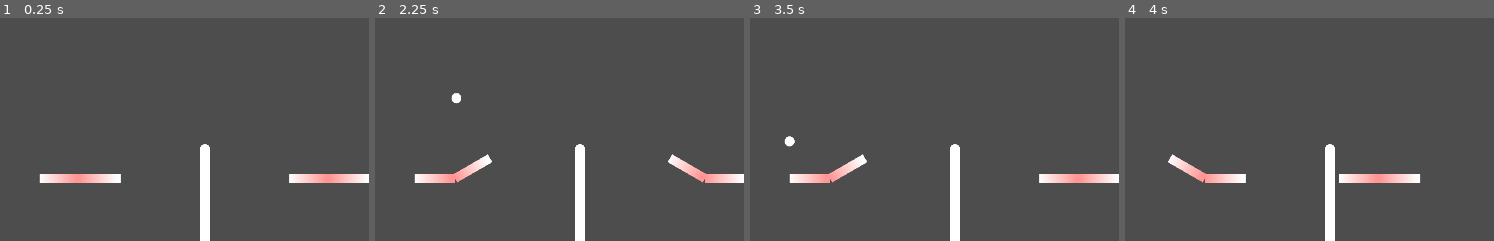
Above: before the commit, frames 1-4 (left to right).
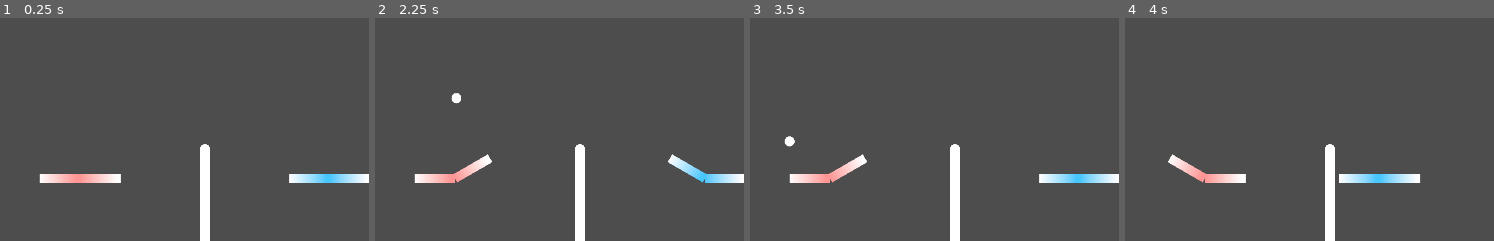
Above: after the commit, the same moments.

Repository: Skelothan/PinballPongReponged
Game: Godot game, scene res://Scenes/PinballPongArena.tscn
The game is run twice, just before and just after one commit, with the same random seed, the same clock (stepped at 60 frames per second) and the same inputs.
Inputs:
- Up to frame 1 (0.25 s): no input
- Up to frame 2 (2.25 s): tap Enter at 0.5 s; hold G (p1_flip_right) 0.53-1.28 s; hold W (p1_flip_both) 0.53-1.28 s; tap Escape (reset) at 1.25 s; hold F (p1_flip_left) 1.28-2.03 s; tap Up (p2_flip_both) at 1.35 s; hold G (p1_flip_right) from 2.03 s (still down); hold , (p2_flip_left) from 2.03 s (still down)
- Up to frame 3 (3.5 s): keep holding G (p1_flip_right); release , (p2_flip_left) at 2.78 s; tap . (p2_flip_right) at 2.85 s
- Up to frame 4 (4 s): release G (p1_flip_right) at 3.53 s; hold F (p1_flip_left) from 3.53 s (still down); hold Left (p2_move_left) from 3.53 s (still down)
The pictures show only the part of the screen within x 22-72%, y 50-100%; the shares and areas given below are measured in that part.

The runs differ from the first frame. In frame 1, 0.7% of the frame differs, in the area x 79-98%, y 69-74%; in frame 2, 0.7%, in the area x 80-98%, y 62-74%; in frame 3, 0.7%; in frame 4, 0.7%.

Commit message:
feat: P2 Paddle has its own color

Diff:
--- a/Scenes/PinballPongArena.tscn
+++ b/Scenes/PinballPongArena.tscn
@@ -1,9 +1,11 @@
-[gd_scene load_steps=17 format=3 uid="uid://c0uxhpt30u2gu"]
+[gd_scene load_steps=19 format=3 uid="uid://c0uxhpt30u2gu"]
 
 [ext_resource type="Script" uid="uid://dm04dnkydmo1c" path="res://Scripts/game_manager.gd" id="1_to8ph"]
 [ext_resource type="PackedScene" uid="uid://ob0lbhmds5ll" path="res://Objects/Paddle.tscn" id="2_32u68"]
+[ext_resource type="Texture2D" uid="uid://duir510p7sfve" path="res://Textures/PaddleP2L.texture.tres" id="3_1phrr"]
 [ext_resource type="PhysicsMaterial" uid="uid://bvsbech3efyyx" path="res://PhysicsMaterials/Net.phymat.tres" id="3_ydwt1"]
 [ext_resource type="Texture2D" uid="uid://bxgbgb8xsavo3" path="res://Textures/PlainWhite.texture.tres" id="4_1phrr"]
+[ext_resource type="Texture2D" uid="uid://bodwosm2413is" path="res://Textures/PaddleP2R.texture.tres" id="4_kogr8"]
 [ext_resource type="PackedScene" uid="uid://cgunkbo2tyaa6" path="res://Objects/Ball.tscn" id="5_kogr8"]
 [ext_resource type="PhysicsMaterial" uid="uid://dlnub6vjg6dpk" path="res://PhysicsMaterials/Bouncy.phymat.tres" id="6_q4yph"]
 [ext_resource type="PackedScene" uid="uid://cbbucpis28ynt" path="res://Objects/DeathBarrier.tscn" id="7_g8vyv"]
@@ -46,6 +48,12 @@
 player = 2
 left_bound = 100.0
 right_bound = 450.0
+
+[node name="MeshInstance2D" parent="P2_Paddle/LeftFlipper" index="1"]
+texture = ExtResource("3_1phrr")
+
+[node name="MeshInstance2D" parent="P2_Paddle/RightFlipper" index="1"]
+texture = ExtResource("4_kogr8")
 
 [node name="Camera2D" type="Camera2D" parent="."]
 position = Vector2(0, -75)
@@ -200,3 +208,5 @@
 
 [connection signal="fallen_p1_side" from="DeathBarrier" to="." method="_on_ball_fallen_p1_side"]
 [connection signal="fallen_p2_side" from="DeathBarrier" to="." method="_on_ball_fallen_p2_side"]
+
+[editable path="P2_Paddle"]
--- a/Textures/PaddleP2L.gradient.tres
+++ b/Textures/PaddleP2L.gradient.tres
@@ -2,4 +2,5 @@
 
 [resource]
 interpolation_color_space = 2
-colors = PackedColorArray(1, 1, 1, 1, 0.292266, 0.77945, 1, 1)
+offsets = PackedFloat32Array(0.7, 1)
+colors = PackedColorArray(0.282711, 0.780555, 1, 1, 1, 1, 1, 1)
--- a/Textures/PaddleP2R.gradient.tres
+++ b/Textures/PaddleP2R.gradient.tres
@@ -2,4 +2,5 @@
 
 [resource]
 interpolation_color_space = 2
-colors = PackedColorArray(0.292266, 0.77945, 1, 1, 1, 1, 1, 1)
+offsets = PackedFloat32Array(0.7, 1)
+colors = PackedColorArray(1, 1, 1, 1, 0.282353, 0.780392, 1, 1)
